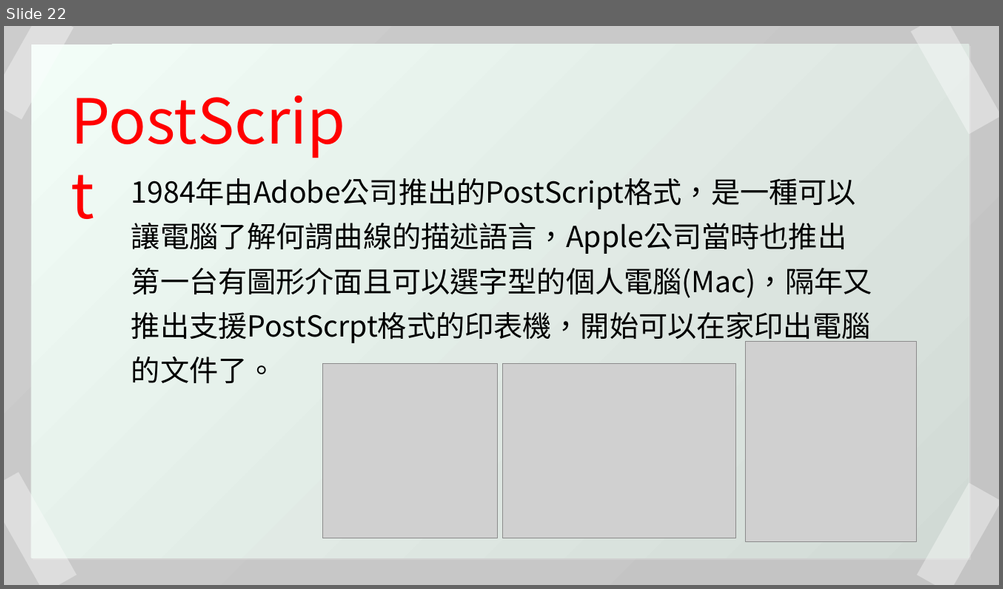
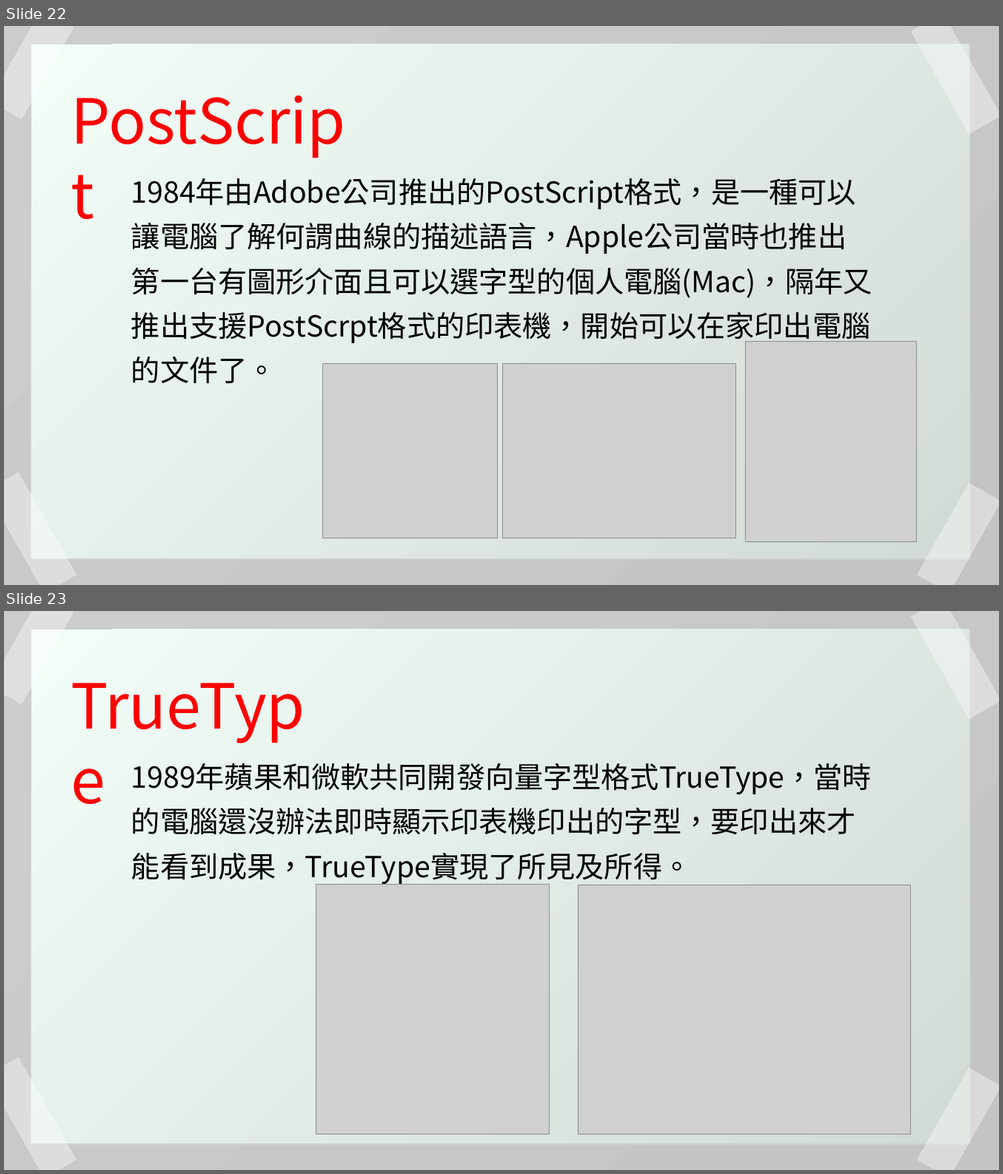
Before and after one commit to duckken1026/computer-font, a slide deck: 109590029_鄭傳脩_藝術概論期中報告.pptx. Shown one above the other, each under a label of ours: slide 22 before the commit, slides 22 and 23 after it. The pictures are 1003x589 and 1003x1174 pixels, drawn with LibreOffice and Linux fonts; fonts in the diff are those of the drawing; grey boxes stand for pictures. Boxes give left, top, right and bottom in pixels: in the first picture for what was removed or moved away, otherwise in the second. Text is boxed around its words. In the diff, an @@ line names an element or a change of style, - is before the commit and + after.

Commit message:
Update ppt(TextType)

```diff
--- a/109590029_鄭傳脩_藝術概論期中報告.pptx
+++ b/109590029_鄭傳脩_藝術概論期中報告.pptx
@@ slide 23 added at (x1=4, y1=611, x2=999, y2=1170), background #FFFFFF; not listed: 1 template element that a slide beside it also shows @@
@@ rectangle added at (x1=4, y1=611, x2=74, y2=704), fill #FFFFFF at 38% opacity @@
@@ rectangle added at (x1=31, y1=629, x2=969, y2=1143), fill gradient #F2FDF7 to #D1DAD5 @@
@@ rectangle added at (x1=910, y1=611, x2=999, y2=719), fill #FFFFFF at 38% opacity @@
@@ text added at (x1=64, y1=664, x2=336, y2=746), 60 pt, text #FF0000 @@
+TrueType
@@ text added at (x1=131, y1=763, x2=871, y2=886), 28 pt, text #000000 @@
+1989年蘋果和微軟共同開發向量字型格式TrueType，當時的電腦還沒辦法即時顯示印表機印出的字型，要印出來才能看到成果，TrueType實現了所見及所得。
@@ picture added at (x1=316, y1=885, x2=549, y2=1136) @@
@@ picture added at (x1=578, y1=886, x2=910, y2=1135) @@
@@ rectangle added at (x1=4, y1=1057, x2=77, y2=1170), fill #FFFFFF at 38% opacity @@
@@ rectangle added at (x1=916, y1=1068, x2=999, y2=1170), fill #FFFFFF at 38% opacity @@
```
Also in this commit, not shown: 1 other slide added.
